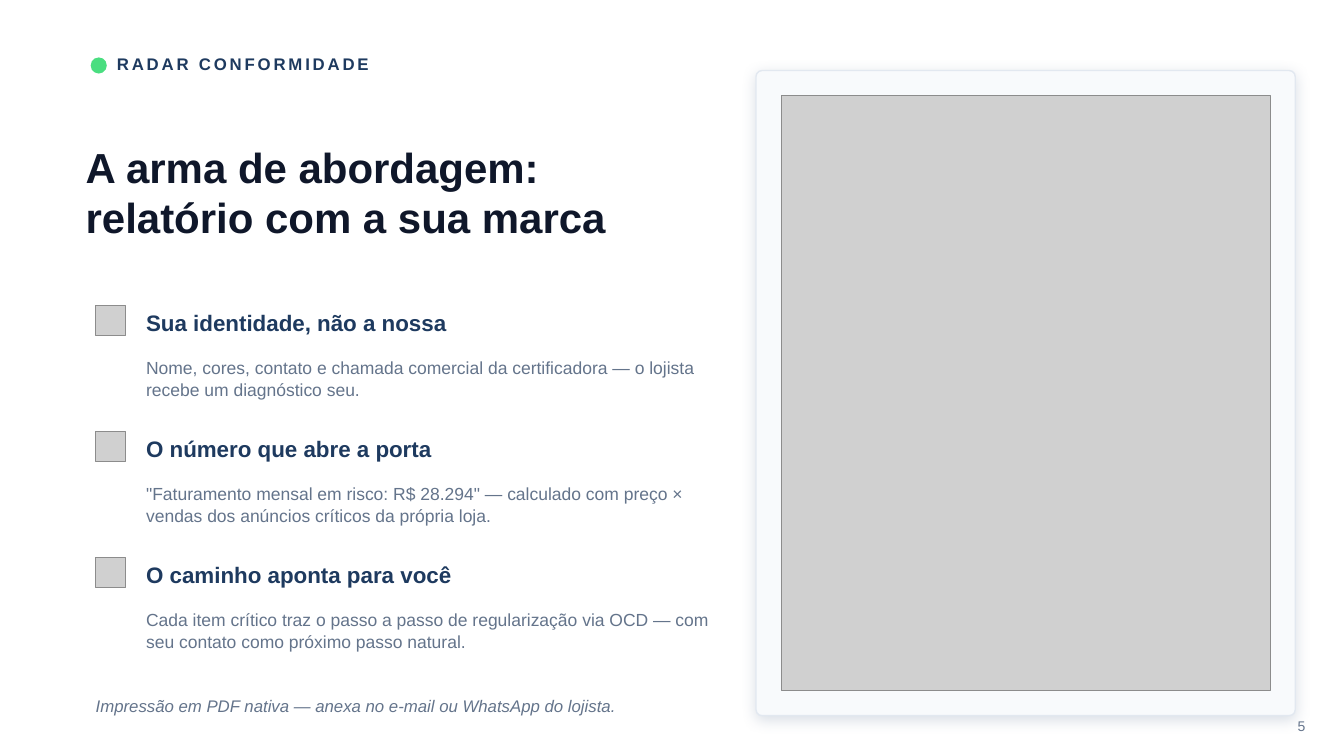
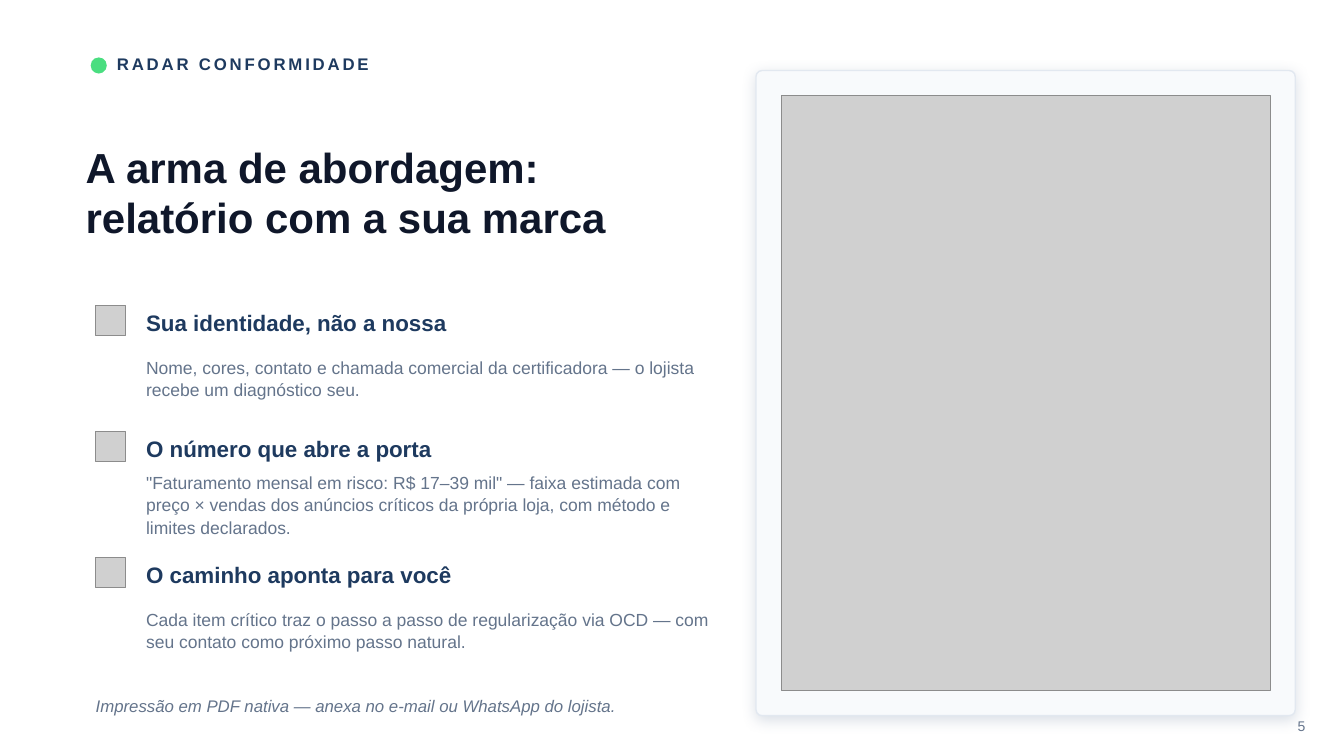
Before and after one commit to angelomarin11/homes-by-fattori, a slide deck: slide 5 of radar-anatel-inmetro/docs/deck-certificadoras.pptx. Drawn at 1344x756 pixels with LibreOffice and Linux fonts; fonts in the diff are those of the drawing; grey boxes stand for pictures. Boxes give left, top, right and bottom in pixels: in the first picture for what was removed or moved away, otherwise in the second. Text is boxed around its words. In the diff, an @@ line names an element or a change of style, - is before the commit and + after.

```diff
--- a/radar-anatel-inmetro/docs/deck-certificadoras.pptx
+++ b/radar-anatel-inmetro/docs/deck-certificadoras.pptx
@@ text at (x1=146, y1=476, x2=680, y2=534): text changed @@
-"Faturamento mensal em risco: R$ 28.294" — calculado com preço × vendas dos anúncios críticos da própria loja.
+"Faturamento mensal em risco: R$ 17–39 mil" — faixa estimada com preço × vendas dos anúncios críticos da própria loja, com método e limites declarados.
```
Also in this commit, not shown: 4 other slides changed, 11 other files.
